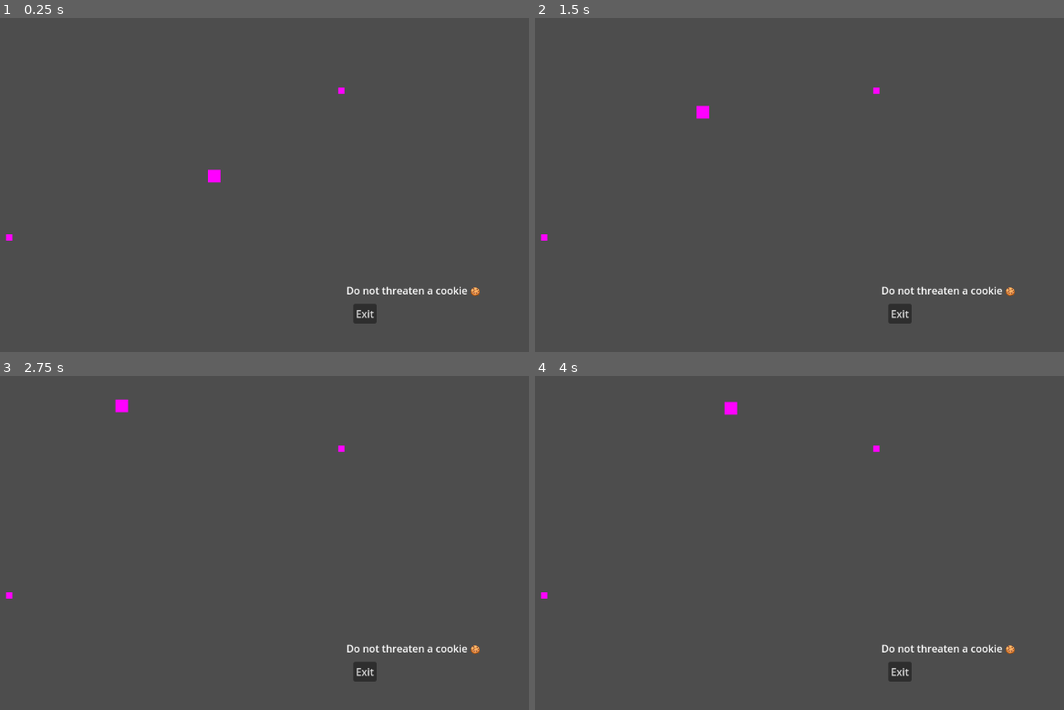
Above: before the commit, frames 1-4 (two rows, left to right).
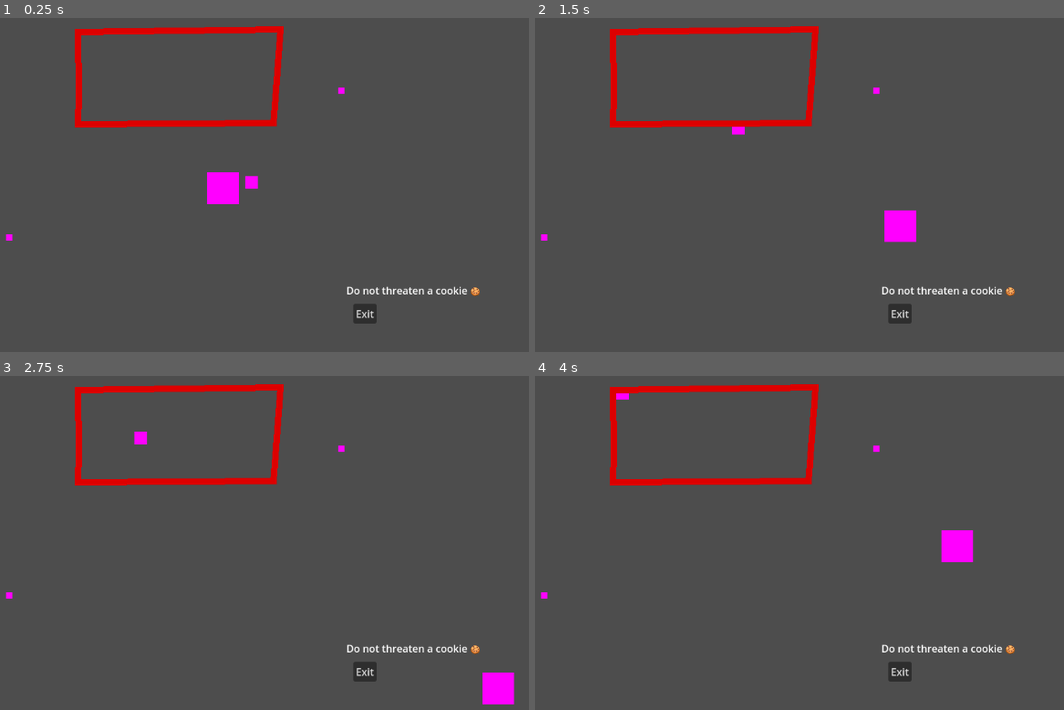
Above: after the commit, the same moments.

Repository: cukeds/CGJ25_CookieD_Phlip45
Game: Godot game, scene res://main.tscn
Same seed, same stepped clock (60 frames per second), same inputs: the game is played once before the commit and once after it.
Inputs:
- Up to frame 1 (0.25 s): no input
- Up to frame 2 (1.5 s): hold Right (ui_right) 0.53-1.28 s; hold Down (ui_down) from 1.28 s (still down)
- Up to frame 3 (2.75 s): release Down (ui_down) at 2.03 s; hold Right (ui_right) from 2.03 s (still down)
- Up to frame 4 (4 s): release Right (ui_right) at 2.78 s; hold Up (ui_up) 2.78-3.53 s; hold Left (ui_left) from 3.53 s (still down)

The runs differ from the first frame. In frame 1, 2.9% of the frame differs, in the area x 14-54%, y 2-56%; in frame 2, 3.0%; in frame 3, 3.0%, in the area x 14-98%, y 2-99%; in frame 4, 3.0%.

Commit message:
We made the thing do the thing

Diff:
--- a/cgj25/Enemy.gd
+++ b/cgj25/Enemy.gd
@@ -8,8 +8,14 @@
 var speed_max:float = 500
 var patrol_route_points: PackedVector2Array
 var reverse_route: bool = false
+var current_safe_velocity: Vector2
+var stuck_cooldown: float = 1
+
 
 func _ready() -> void:
+	var agent_rid: RID = NavigationServer2D.agent_create()
+	navigation_agent_2d.velocity_computed.connect(_safe_velocity_computed)
+
 	nav_region_id = nav_region.get_region_rid()
 	patrol_route_points = patrol_route.get_points()
 	if patrol_route_points.size() < 2:
@@ -20,12 +26,19 @@
 	navigation_agent_2d.set_target_position(patrol_route_points[0])
 	pass
 
-func _physics_process(_delta: float) -> void:
+
+func _physics_process(delta: float) -> void:
 	#print(nav_region_id)
+	move_and_slide()
+
+	var stuck = current_safe_velocity.length() < 10
+	if stuck && stuck_cooldown < 0:
+		stuck_cooldown = 1
+
 	var next_pos = navigation_agent_2d.get_next_path_position()
-	velocity = Vector2(global_position.direction_to(next_pos).x*speed_max,global_position.direction_to(next_pos).y*speed_max)
-	move_and_slide()
-	if global_position.distance_to(next_pos) < 10:
+	velocity = global_position.direction_to(next_pos) * speed_max
+
+	if global_position.distance_to(next_pos) < navigation_agent_2d.path_desired_distance || (stuck && stuck_cooldown == 1):
 		if reverse_route:
 			current_target = (current_target - 1) % patrol_route_points.size()
 			print(current_target)
@@ -39,10 +52,19 @@
 				current_target = patrol_route_points.size() - 2
 
 		navigation_agent_2d.set_target_position(patrol_route_points[current_target])
-		pass
+
+	stuck_cooldown -= delta
+	navigation_agent_2d.velocity = velocity
+
+	pass
 
 func _process(_delta: float) -> void:
 	if Input.is_action_pressed("speed_up"):
 		speed_max = 500
 	else:
 		speed_max = 100
+
+
+func _safe_velocity_computed(safe_velocity: Vector2):
+	velocity = safe_velocity
+	current_safe_velocity = safe_velocity
--- a/cgj25/Enemy.tscn
+++ b/cgj25/Enemy.tscn
@@ -14,7 +14,13 @@
 texture = SubResource("PlaceholderTexture2D_4e0hm")
 
 [node name="NavigationAgent2D" type="NavigationAgent2D" parent="."]
+path_desired_distance = 10.0
+path_max_distance = 500.0
+simplify_path = true
 avoidance_enabled = true
+radius = 25.0
+time_horizon_agents = 2.0
+time_horizon_obstacles = 0.5
 
 [node name="CollisionShape2D" type="CollisionShape2D" parent="."]
 shape = SubResource("RectangleShape2D_t3mwb")
--- a/cgj25/main.tscn
+++ b/cgj25/main.tscn
@@ -1,8 +1,9 @@
-[gd_scene load_steps=6 format=3 uid="uid://c8eheogimrtvo"]
+[gd_scene load_steps=9 format=3 uid="uid://c8eheogimrtvo"]
 
 [ext_resource type="Script" path="res://navigation_region_2d.gd" id="1_hn4hm"]
-[ext_resource type="PackedScene" uid="uid://dya4tjsg47ccu" path="res://Enemy.tscn" id="2_aj8ku"]
-[ext_resource type="PackedScene" uid="uid://bc1t540wq57de" path="res://patrol_route.tscn" id="3_qmb0j"]
+[ext_resource type="PackedScene" uid="uid://d0j0hl7yy6pfh" path="res://Enemy.tscn" id="2_aj8ku"]
+[ext_resource type="PackedScene" path="res://patrol_route.tscn" id="3_qmb0j"]
+[ext_resource type="Script" path="res://player.gd" id="4_kfl7e"]
 
 [sub_resource type="NavigationPolygon" id="NavigationPolygon_narlh"]
 vertices = PackedVector2Array(-451.398, -185.313, 299.781, -284.688, 320.391, 5.78906, 32.0625, 59.3672, -207.023, 162.969, -428.617, 160.109)
@@ -11,6 +12,12 @@
 
 [sub_resource type="PlaceholderTexture2D" id="PlaceholderTexture2D_ua5xl"]
 size = Vector2(10, 10)
+
+[sub_resource type="CircleShape2D" id="CircleShape2D_ubv1y"]
+radius = 25.0
+
+[sub_resource type="PlaceholderTexture2D" id="PlaceholderTexture2D_c5sv1"]
+size = Vector2(50, 50)
 
 [node name="Main" type="Node2D"]
 
@@ -48,4 +55,18 @@
 texture = SubResource("PlaceholderTexture2D_ua5xl")
 
 [node name="PatrolRoute" parent="." instance=ExtResource("3_qmb0j")]
-points = PackedVector2Array(-228, -149, -168, -233, 97, -209, 72, -123, -225, -96)
+points = PackedVector2Array(-228, -149, -229, -247, 91, -251, 80, -103, -229, -101)
+closed = true
+show_line = true
+
+[node name="Player" type="CharacterBody2D" parent="."]
+script = ExtResource("4_kfl7e")
+
+[node name="CollisionShape2D" type="CollisionShape2D" parent="Player"]
+shape = SubResource("CircleShape2D_ubv1y")
+
+[node name="Sprite2D" type="Sprite2D" parent="Player"]
+texture = SubResource("PlaceholderTexture2D_c5sv1")
+
+[node name="NavigationAgent2D" type="NavigationObstacle2D" parent="Player"]
+radius = 20.0
--- /dev/null
+++ b/cgj25/player.gd
@@ -0,0 +1,26 @@
+extends CharacterBody2D
+
+@onready var navigation_agent_2d = $NavigationAgent2D
+
+const max_speed = 300.0
+const acc = 10.0
+
+
+func _physics_process(delta):
+	# Get the input direction
+	var input_direction = Vector2(
+		Input.get_axis("ui_left", "ui_right"),
+		Input.get_axis("ui_up", "ui_down")
+	).normalized()
+
+	# Calculate velocity based on input and max_speed
+	velocity = input_direction * max_speed
+
+	# Decelerate smoothly if there's no input
+	if input_direction == Vector2.ZERO:
+		velocity.x = move_toward(velocity.x, 0, 10*delta)
+		velocity.y = move_toward(velocity.y, 0, 10*delta)
+
+	navigation_agent_2d.velocity = velocity
+	# Apply movement
+	position+=velocity * delta
Not shown: 1 places in cgj25/Enemy.tscn that only renumber resources
